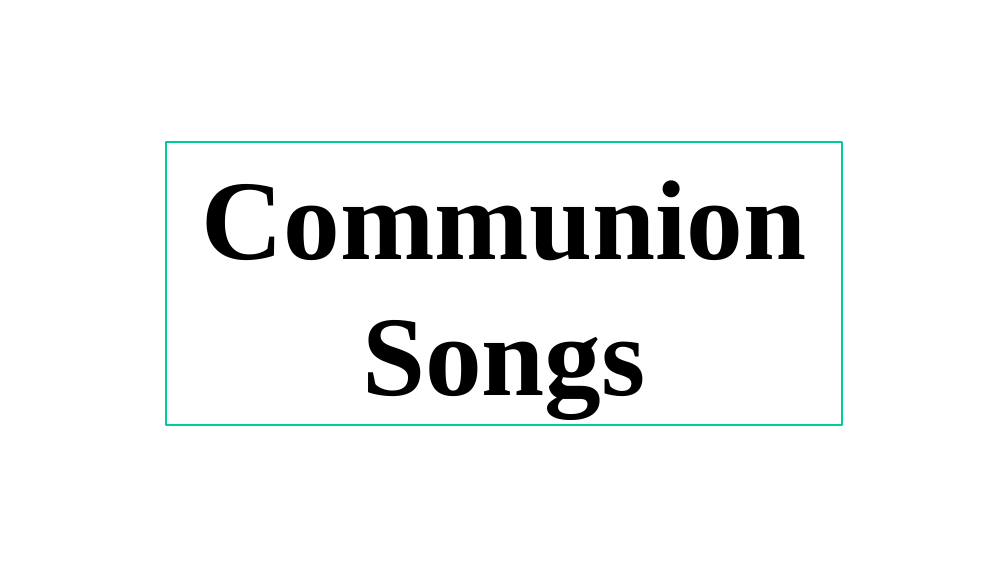
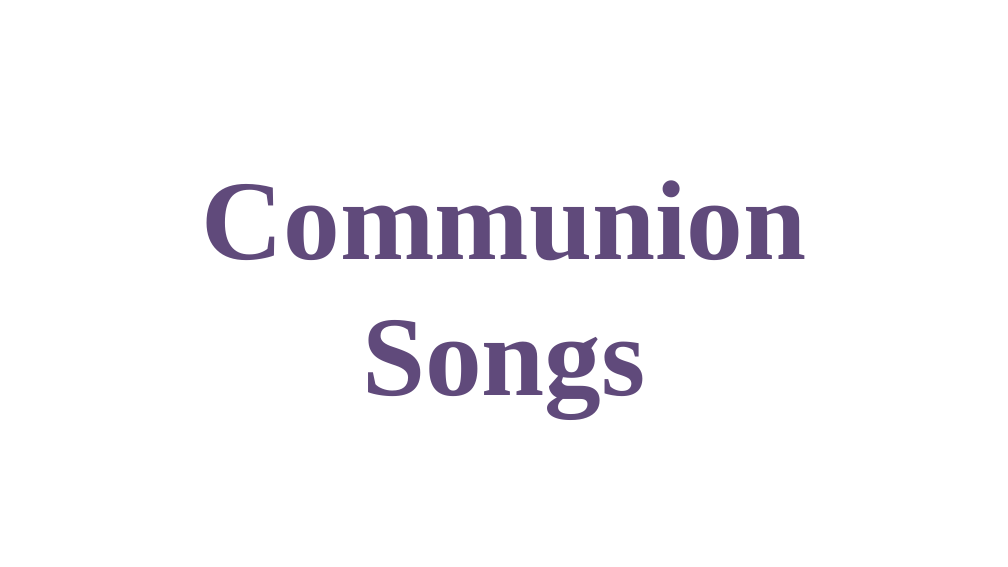
Before and after one commit to gijocode/Church_PPT_Utility, a slide deck: slide 133 of templates/malayalam_service_template.pptx. Drawn at 1008x567 pixels with LibreOffice and Linux fonts; fonts in the diff are those of the drawing; background and template pictures are left out. Boxes give left, top, right and bottom in pixels: in the first picture for what was removed or moved away, otherwise in the second. Text is boxed around its words. In the diff, an @@ line names an element or a change of style, - is before the commit and + after.

```diff
--- a/templates/malayalam_service_template.pptx
+++ b/templates/malayalam_service_template.pptx
@@ text "Communion": place and size @@
-text "Communion" at [166, 142, 842, 425]
+text "Communion" at [202, 180, 807, 416]
@@ text "Communion" at [202, 180, 807, 416]: text colour #000000 to #604A7B; outline #00CC99 2 pt to none @@
```
Also in this commit, not shown: 14 other slides changed, 1 other file.
